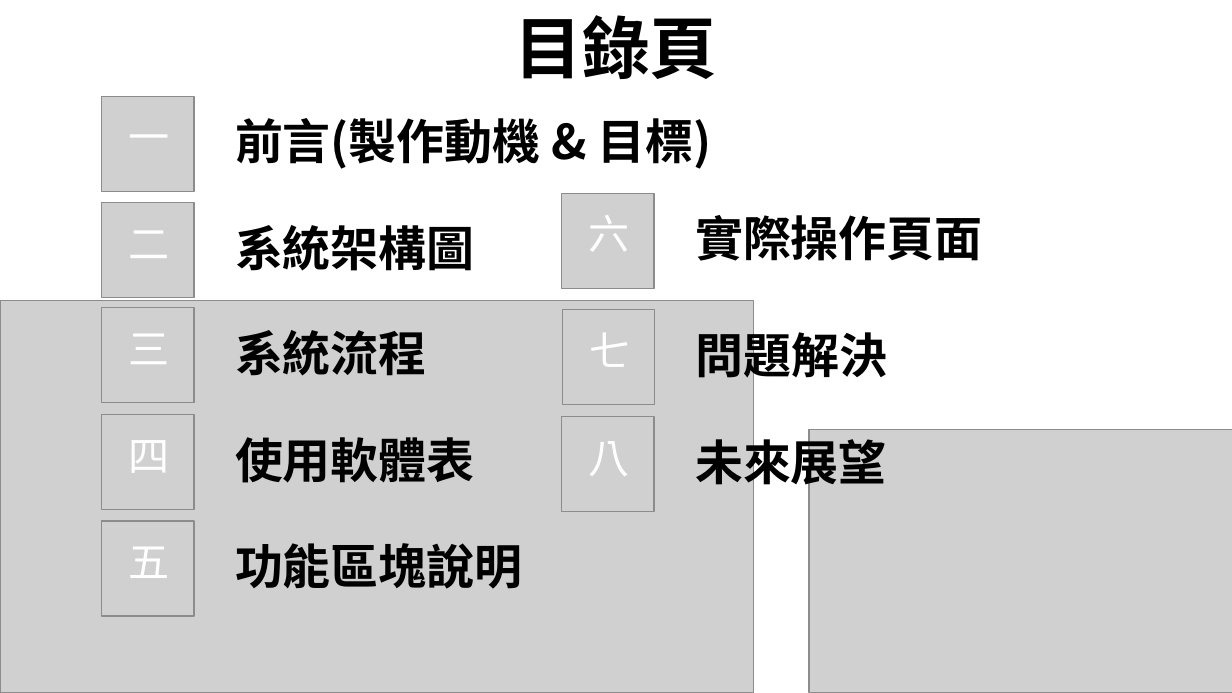
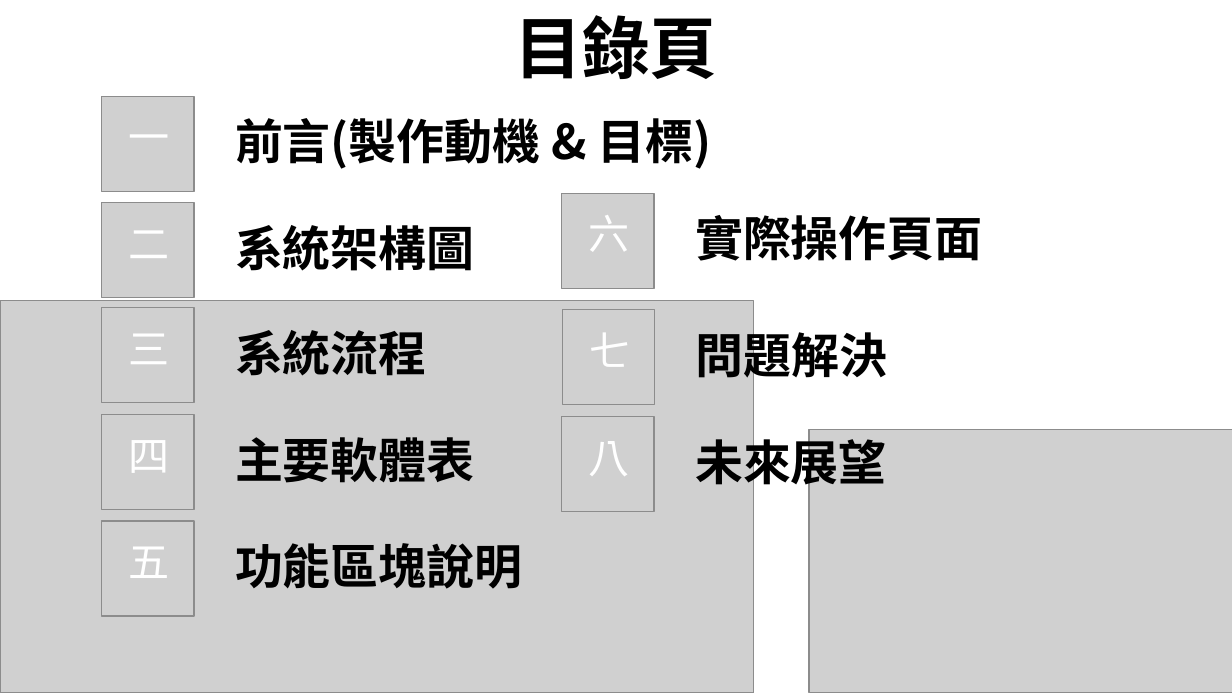
Before and after one commit to PoChiaoLin/nativityAnalysis, a slide deck: slide 2 of 套版 墨竹.pptx. Drawn at 1232x693 pixels with LibreOffice and Linux fonts; fonts in the diff are those of the drawing; grey boxes stand for pictures; background and template pictures are left out. Boxes give left, top, right and bottom in pixels: in the first picture for what was removed or moved away, otherwise in the second. Text is boxed around its words. In the diff, an @@ line names an element or a change of style, - is before the commit and + after.

```diff
--- a/套版 墨竹.pptx
+++ b/套版 墨竹.pptx
@@ text at (235,437,474,483): text changed @@
-使用軟體表
+主要軟體表
```
Also in this commit, not shown: 4 other slides changed, 6 slides added.
